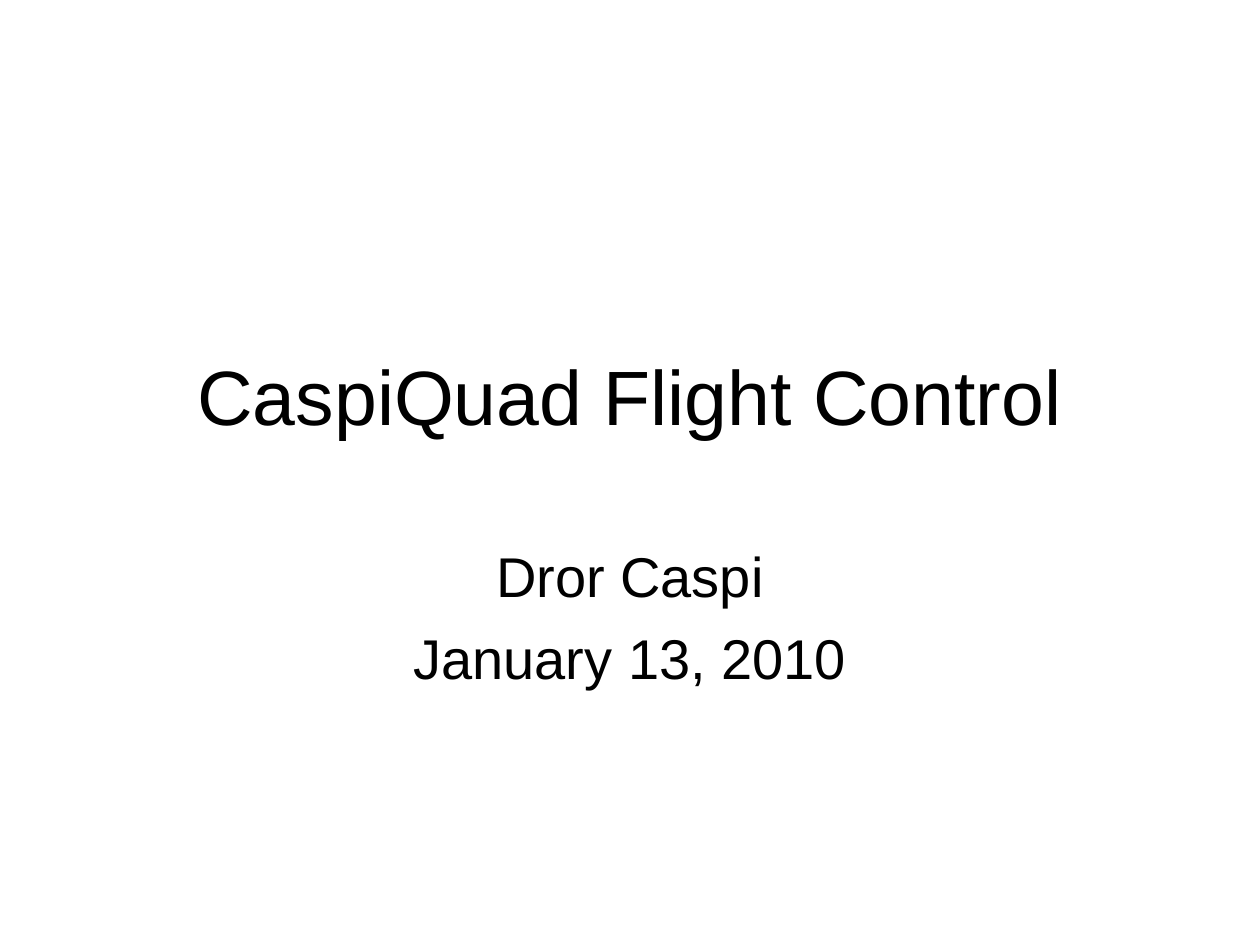
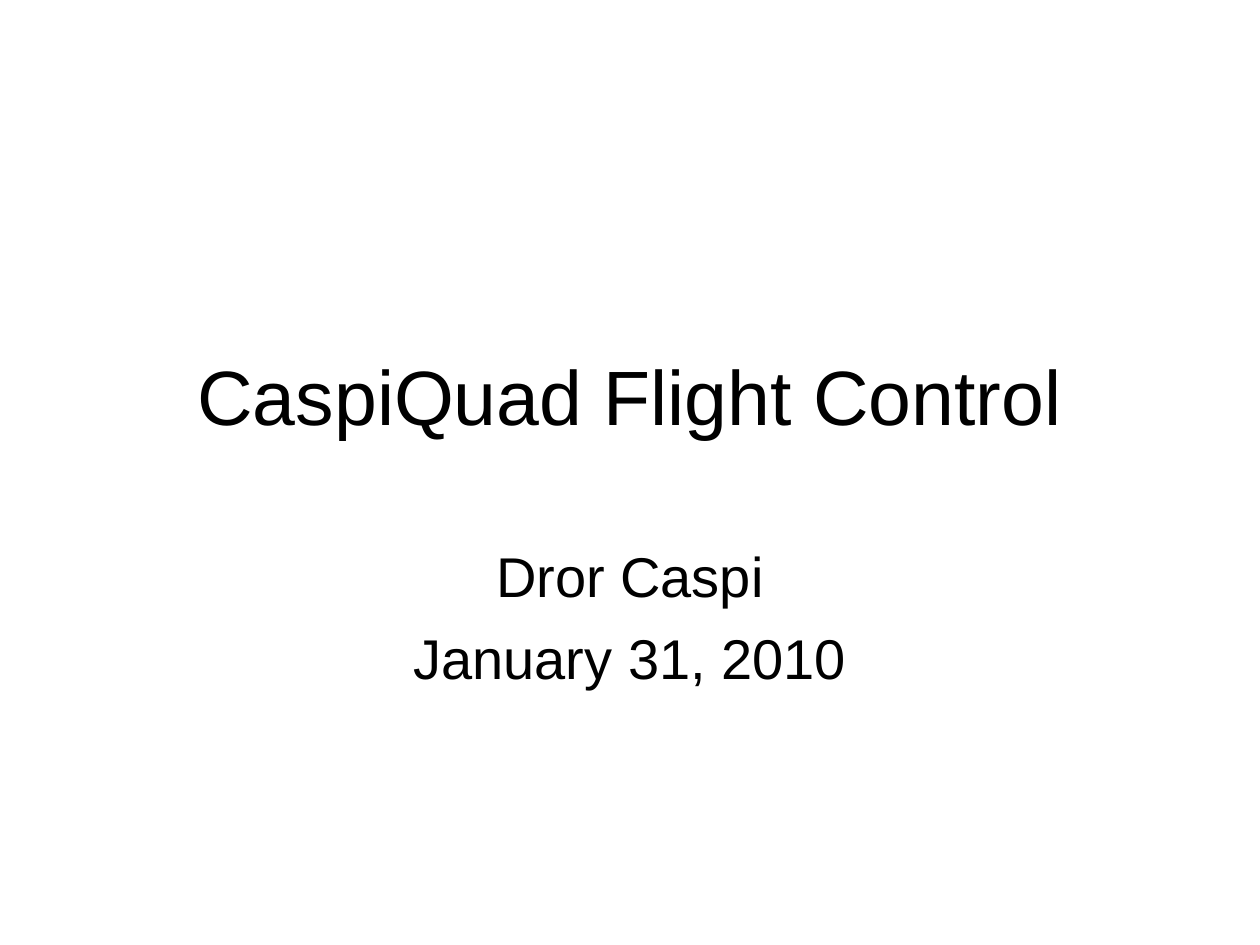
Before and after one commit to drorcaspi/caspiquad, a slide deck: slide 1 of Docs/flight control.ppt. Drawn at 1260x945 pixels with LibreOffice and Linux fonts; fonts in the diff are those of the drawing. Boxes give left, top, right and bottom in pixels: in the first picture for what was removed or moved away, otherwise in the second. Text is boxed around its words. In the diff, an @@ line names an element or a change of style, - is before the commit and + after.

```diff
--- a/Docs/flight control.ppt
+++ b/Docs/flight control.ppt
@@ subtitle at (413,640,846,689): text changed @@
-January 13, 2010
+January 31, 2010
```
Also in this commit, not shown: 6 other slides changed.
